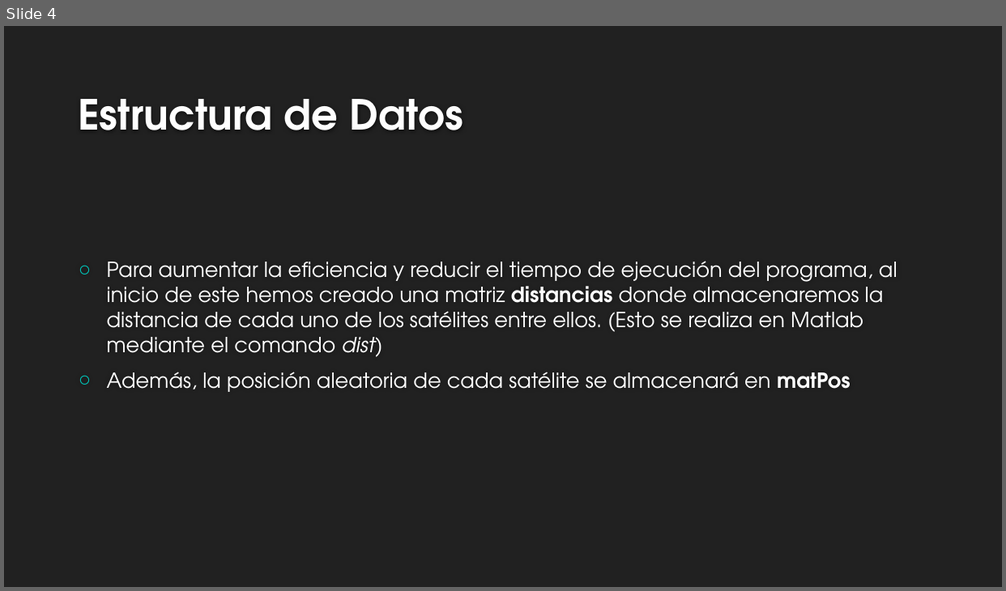
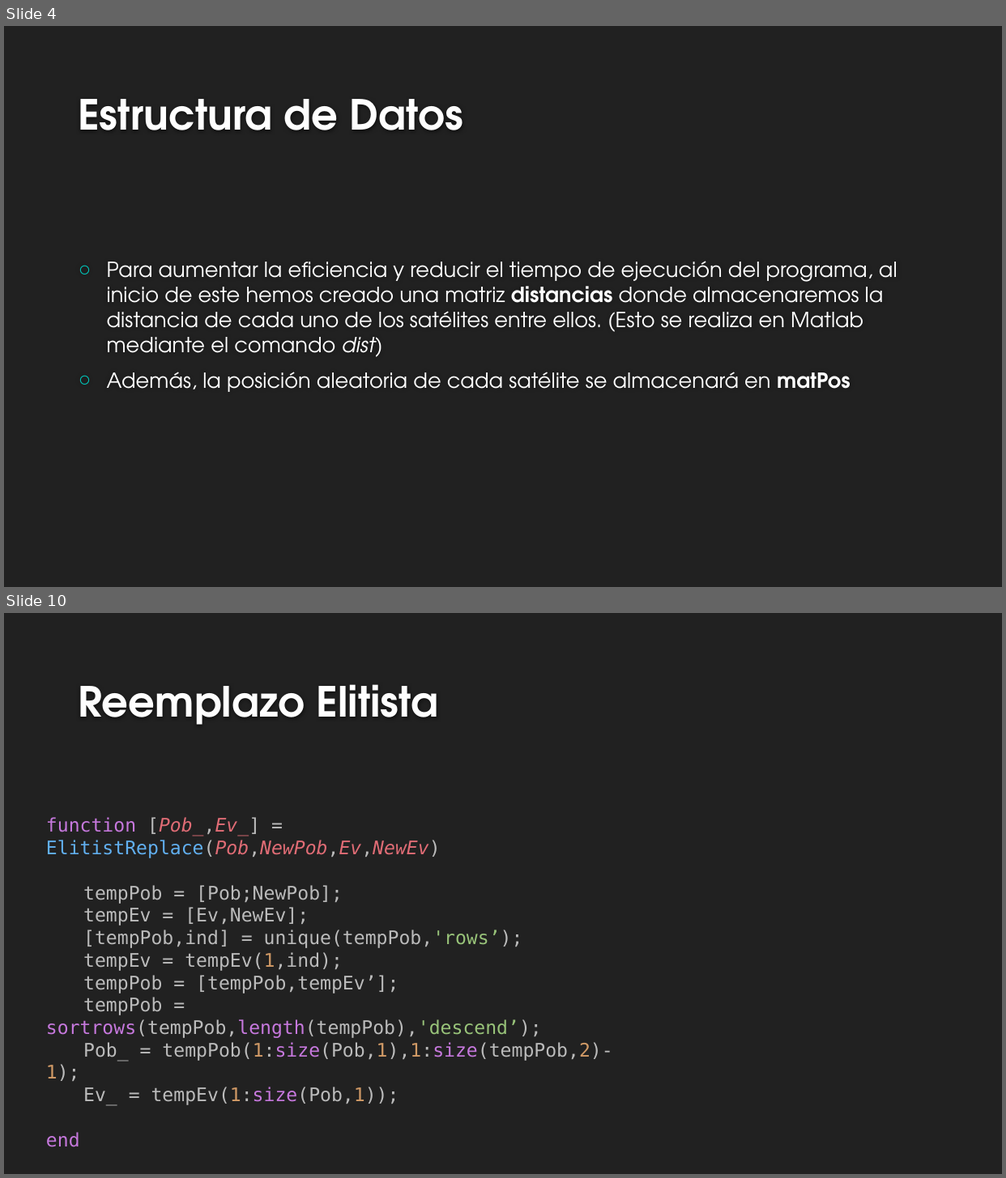
Before and after one commit to rafaroman18/SatellitesIS, a slide deck: TrabajoSI.pptx. Shown one above the other, each under a label of ours: slide 4 before the commit, slides 4 and 10 after it; the slides between them are not shown. The pictures are 1006x591 and 1006x1178 pixels, drawn with LibreOffice and Linux fonts; fonts in the diff are those of the drawing; background and template pictures are left out. Boxes give left, top, right and bottom in pixels: in the first picture for what was removed or moved away, otherwise in the second. Text is boxed around its words. In the diff, an @@ line names an element or a change of style, - is before the commit and + after.

```diff
--- a/TrabajoSI.pptx
+++ b/TrabajoSI.pptx
@@ slide 10 added at bbox=[4, 613, 1002, 1174], background #212121 @@
@@ title added at bbox=[78, 684, 439, 725], 40 pt, text #FEFEFE, bold @@
+Reemplazo Elitista
@@ text added at bbox=[46, 817, 612, 1148], 18 pt, text #BBBBBB @@
+function [Pob_,Ev_] = ElitistReplace(Pob,NewPob,Ev,NewEv)
+tempPob = [Pob;NewPob];
+tempEv = [Ev,NewEv];
+[tempPob,ind] = unique(tempPob,'rows’);
+tempEv = tempEv(1,ind);
+tempPob = [tempPob,tempEv’];
+tempPob = sortrows(tempPob,length(tempPob),'descend’);
+Pob_ = tempPob(1:size(Pob,1),1:size(tempPob,2)-1);
+Ev_ = tempEv(1:size(Pob,1));
+end
```
Also in this commit, not shown: 2 slides changed, 7 other slides added.
